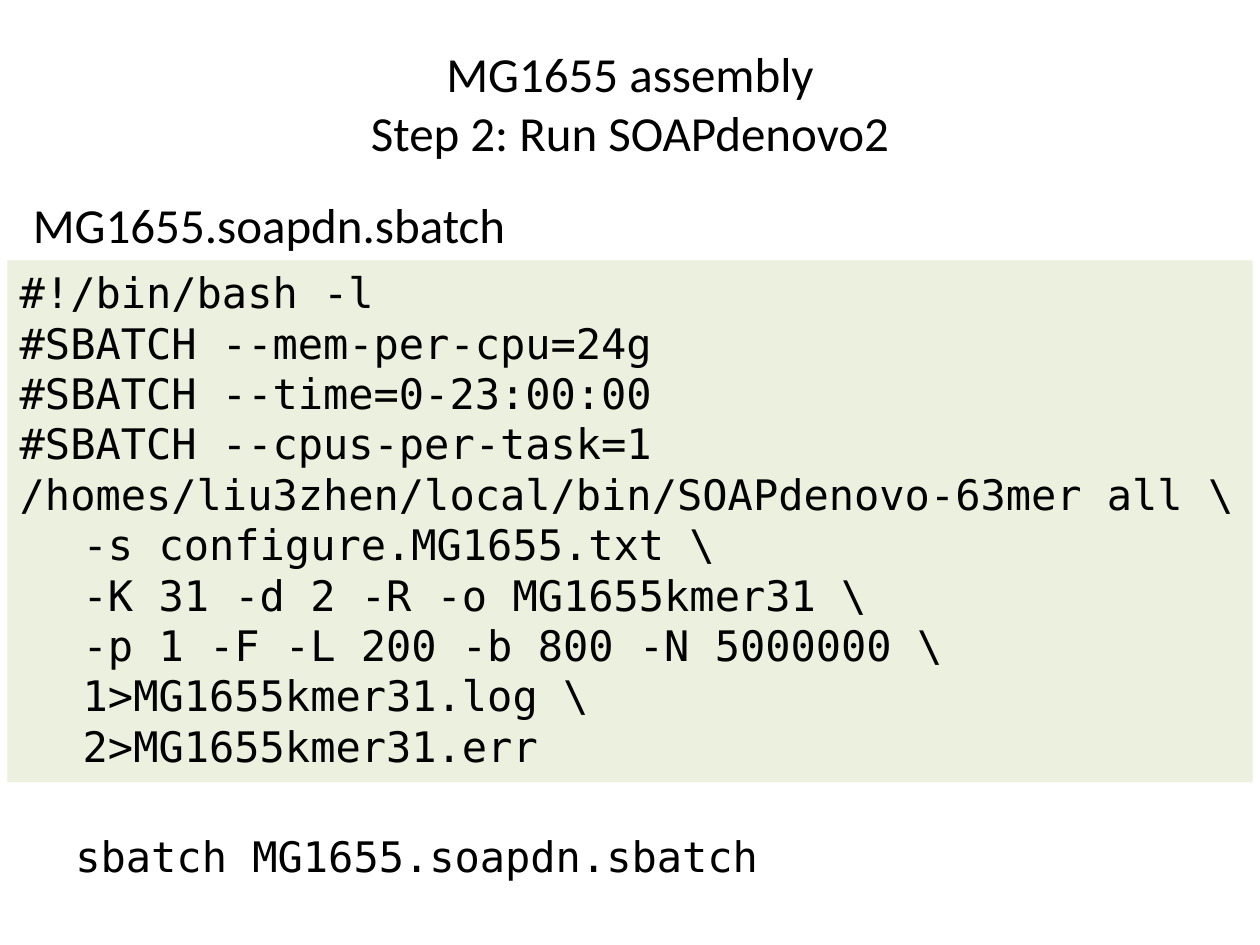
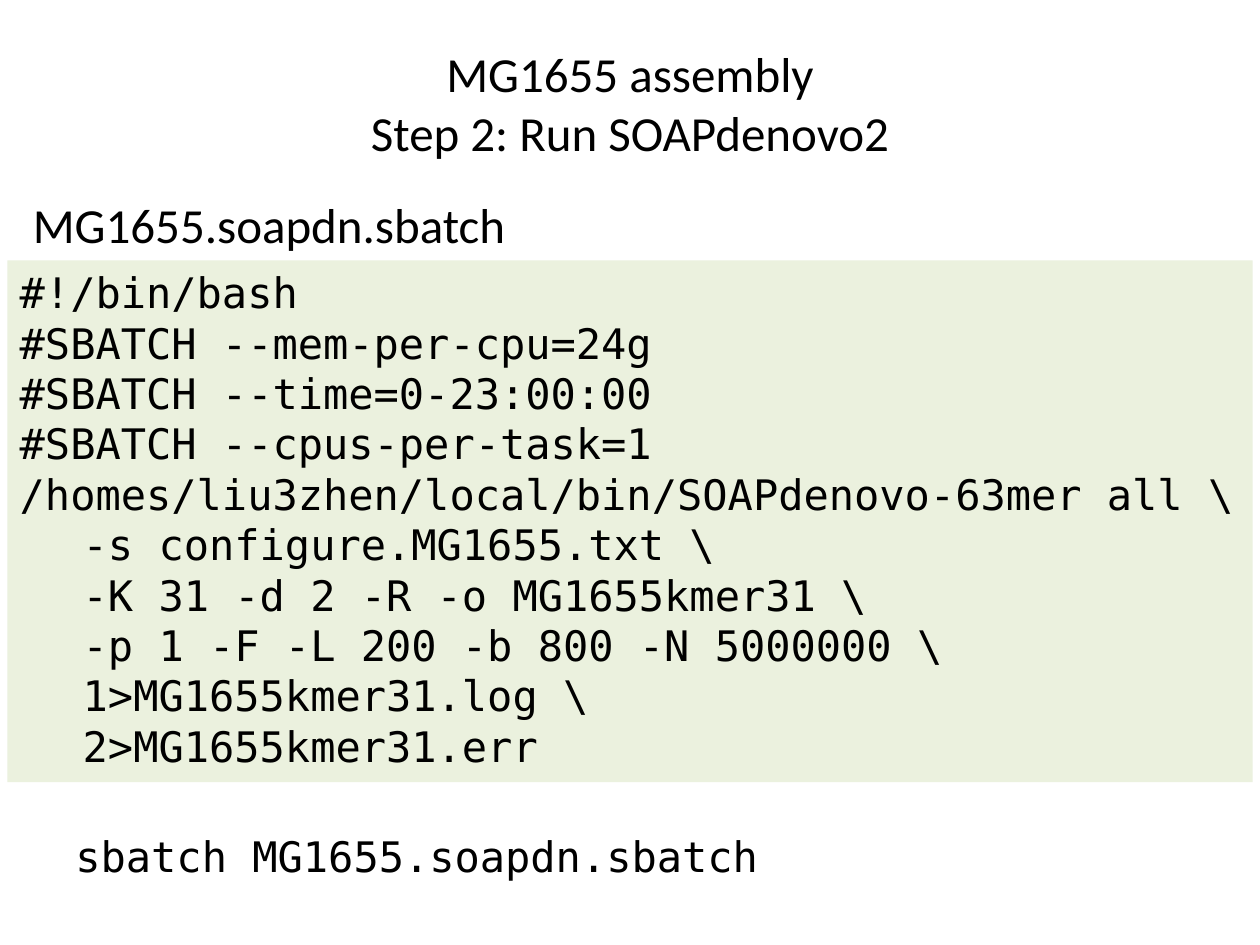
Before and after one commit to liu3zhenlab/teaching, a slide deck: slide 7 of PLPTH813Bioinformatis/2021/labs/lab10_assembly.pptx. Drawn at 1260x945 pixels with LibreOffice and Linux fonts; fonts in the diff are those of the drawing. Boxes give left, top, right and bottom in pixels: in the first picture for what was removed or moved away, otherwise in the second. Text is boxed around its words. In the diff, an @@ line names an element or a change of style, - is before the commit and + after.

```diff
--- a/PLPTH813Bioinformatis/2021/labs/lab10_assembly.pptx
+++ b/PLPTH813Bioinformatis/2021/labs/lab10_assembly.pptx
@@ text in rectangle at (20,276,298,312): text changed @@
-#!/bin/bash -l
+#!/bin/bash
```
Also in this commit, not shown: 7 other slides changed, 1 slide removed, 6 other files.
